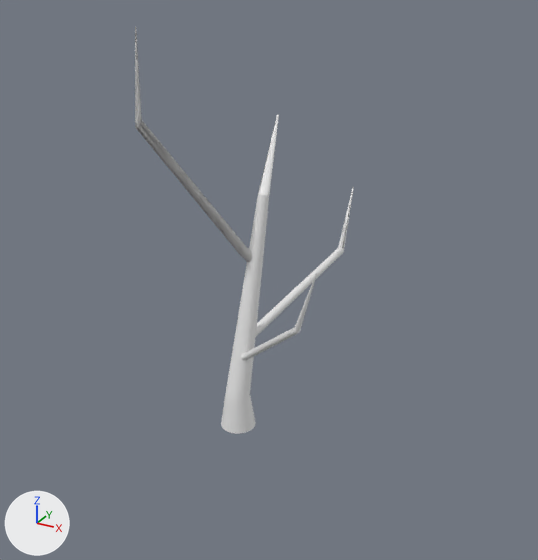
An edit to the Blender file puska.blend, drawn before and after from the same camera.
One viewpoint serves both versions: a 50 mm camera at (1.007, -1.636, 1.32) aimed at (0.086, 0.039, 0.483). The axes (+X, +Y, +Z) are drawn at lower left. The lights are the same throughout.
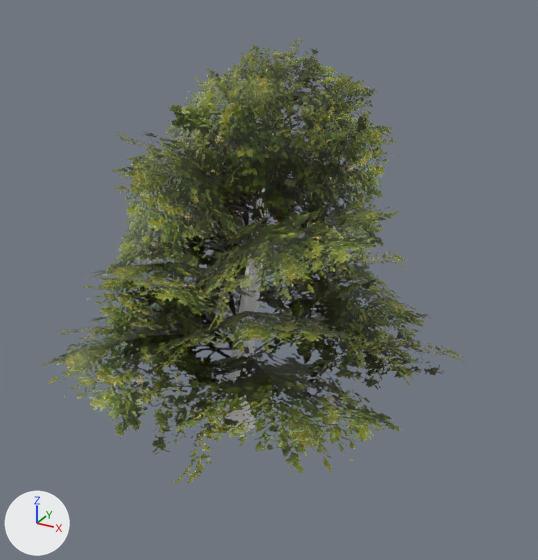
What differs and where, as boxes (x1, y1, x2, y2) in the pictures (538 x 560 px):
'bush1', added (green): after (42, 38, 466, 484)
'Cylinder', reshaped (74% narrower, 23% shorter): before (135, 27, 354, 434); after (221, 119, 278, 433)
part 1 of me_cylinder, deleted: before (240, 273, 317, 360)
part 2 of me_cylinder, deleted: before (256, 188, 354, 336)
part 3 of me_cylinder, deleted: before (135, 27, 252, 262)

Diff of the bpy script that builds the scene:
```diff
--- a/puska.blend.py
+++ b/puska.blend.py
@@ img_bush_png_png @@
+img_bush_png_png = load_image('bush_png.png', 'bush_png.png', 1024, 820, 'sRGB')
@@ mat_bush1 @@
+mat_bush1 = principled_material('bush1')
+mat_bush1.texture = img_bush_png_png  # with its transparency
@@ me_cylinder @@
 me_cylinder.from_pydata(...)  # 630 vertices, 470 faces; spans x -3.7..5.9, y -3.2..11.8, z 0.0..21.8
 # used by ob_cylinder; location = (0.0, 0.0, 0.0); scale = (0.053, 0.053, 0.053)
+# me_cylinder part 1: the loose piece of 126 vertices spanning x -0.2..5.9, y -2.8..0.6, z 4.0..11.6 is deleted
+# me_cylinder part 2: the loose piece of 126 vertices spanning x -0.4..2.1, y 0.6..11.8, z 4.5..11.3 is deleted
+# me_cylinder part 3: the loose piece of 126 vertices spanning x -3.7..0.5, y -3.2..2.2, z 9.2..21.8 is deleted
@@ me_bush1 @@
+me_bush1.from_pydata(...)  # 330 vertices, 176 faces; spans x -2.43..1.01, y -1.35..2.04, z -0.87..1.97
+me_bush1.materials.append(mat_bush1)  # picture img_bush_png_png
@@ ob_bush1 @@
+ob_bush1 = bpy.data.objects.new('bush1', me_bush1)
+ob_bush1.location = (-0.007, 0.001, 0.0)
+ob_bush1.rotation_euler = (-2.879, -3.893, 2.95)  # degrees (-165, -223, 169)
+ob_bush1.scale = (0.412, 0.412, 0.412)
```
